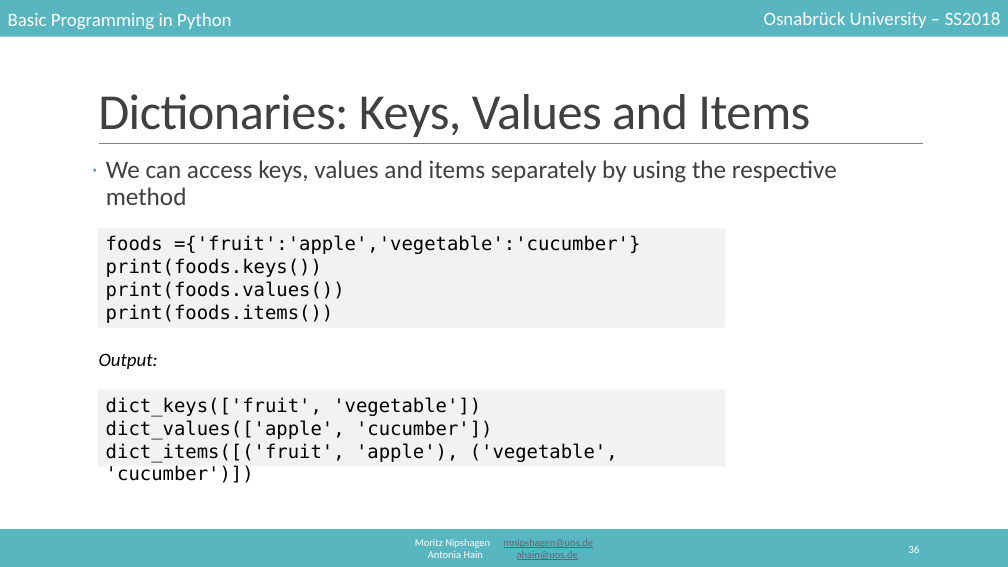
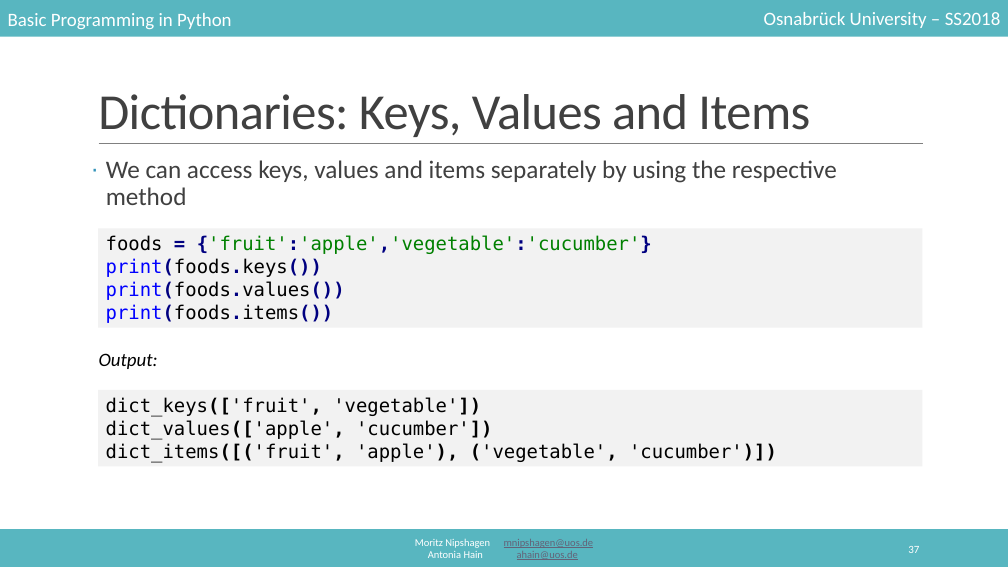
Before and after one commit to mnipshagen/monty, a slide deck: slide 37 of 2018/04/04_Lists_and_Collections.pptx (slide 36 before the commit). Drawn at 1008x567 pixels with LibreOffice and Linux fonts; fonts in the diff are those of the drawing. Boxes give left, top, right and bottom in pixels: in the first picture for what was removed or moved away, otherwise in the second. Text is boxed around its words. In the diff, an @@ line names an element or a change of style, - is before the commit and + after.

```diff
--- a/2018/04/04_Lists_and_Collections.pptx
+++ b/2018/04/04_Lists_and_Collections.pptx
@@ rectangle "foods = {'fruit':'apple','vegetable':'cucumber'}": place and size @@
-rectangle "foods = {'fruit':'apple','vegetable':'cucumber'}" at (98, 228, 726, 327)
+rectangle "foods = {'fruit':'apple','vegetable':'cucumber'}" at (98, 228, 923, 327)
@@ text in rectangle at (106, 235, 652, 254): text changed; text colour #000000 to #008000 @@
-foods ={'fruit':'apple','vegetable':'cucumber'}
+foods = {'fruit':'apple','vegetable':'cucumber'}
@@ text in rectangle at (106, 258, 345, 323): text colour #000000 to #0000FF, text colour #000000 to #000080, bold on in "print(foods.keys())", "print(foods.values())", "print(foods.items())" @@
@@ rectangle "dict_keys(['fruit', 'vegetable'])": place and size @@
-rectangle "dict_keys(['fruit', 'vegetable'])" at (98, 390, 726, 467)
+rectangle "dict_keys(['fruit', 'vegetable'])" at (98, 390, 923, 467)
@@ text in rectangle at (106, 397, 777, 462): text changed @@
-dict_keys(['fruit', 'vegetable'])
-dict_values(['apple', 'cucumber'])
-dict_items([('fruit', 'apple'), ('vegetable', 'cucumber')])
+dict_keys(['fruit', 'vegetable'])
+dict_values(['apple', 'cucumber'])
+dict_items([('fruit', 'apple'), ('vegetable', 'cucumber')])
@@ page number at (908, 546, 919, 553): text changed @@
-36
+37
```
Also in this commit, not shown: 53 other slides changed, 3 slides added, 1 other file.
